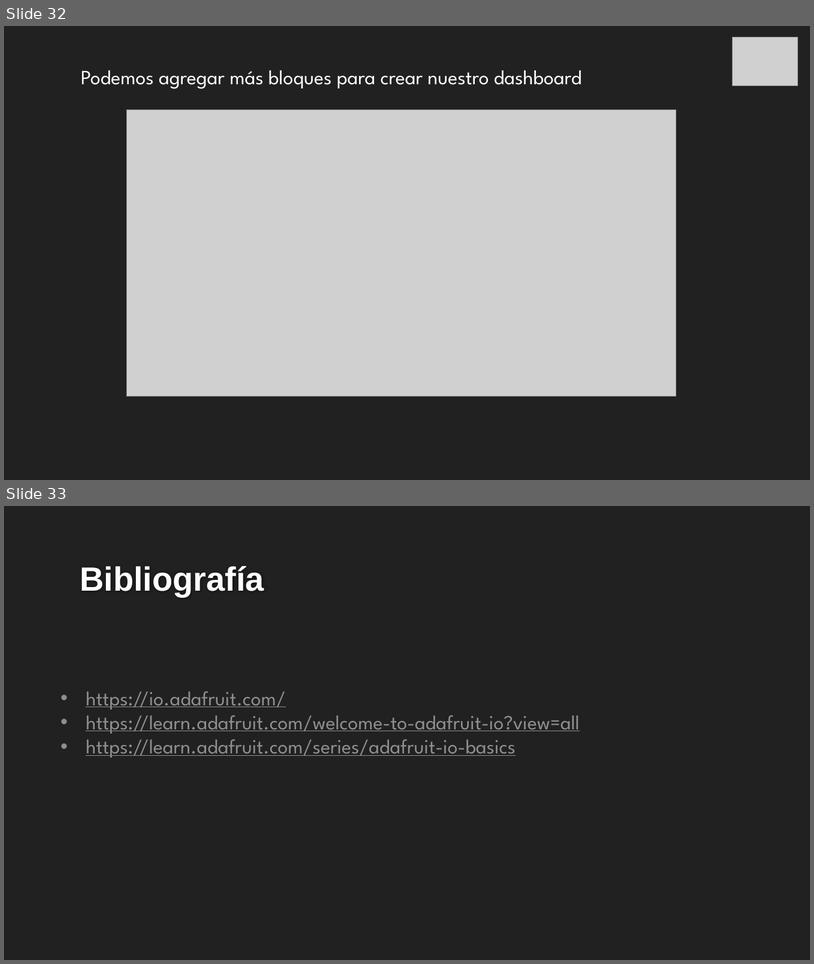
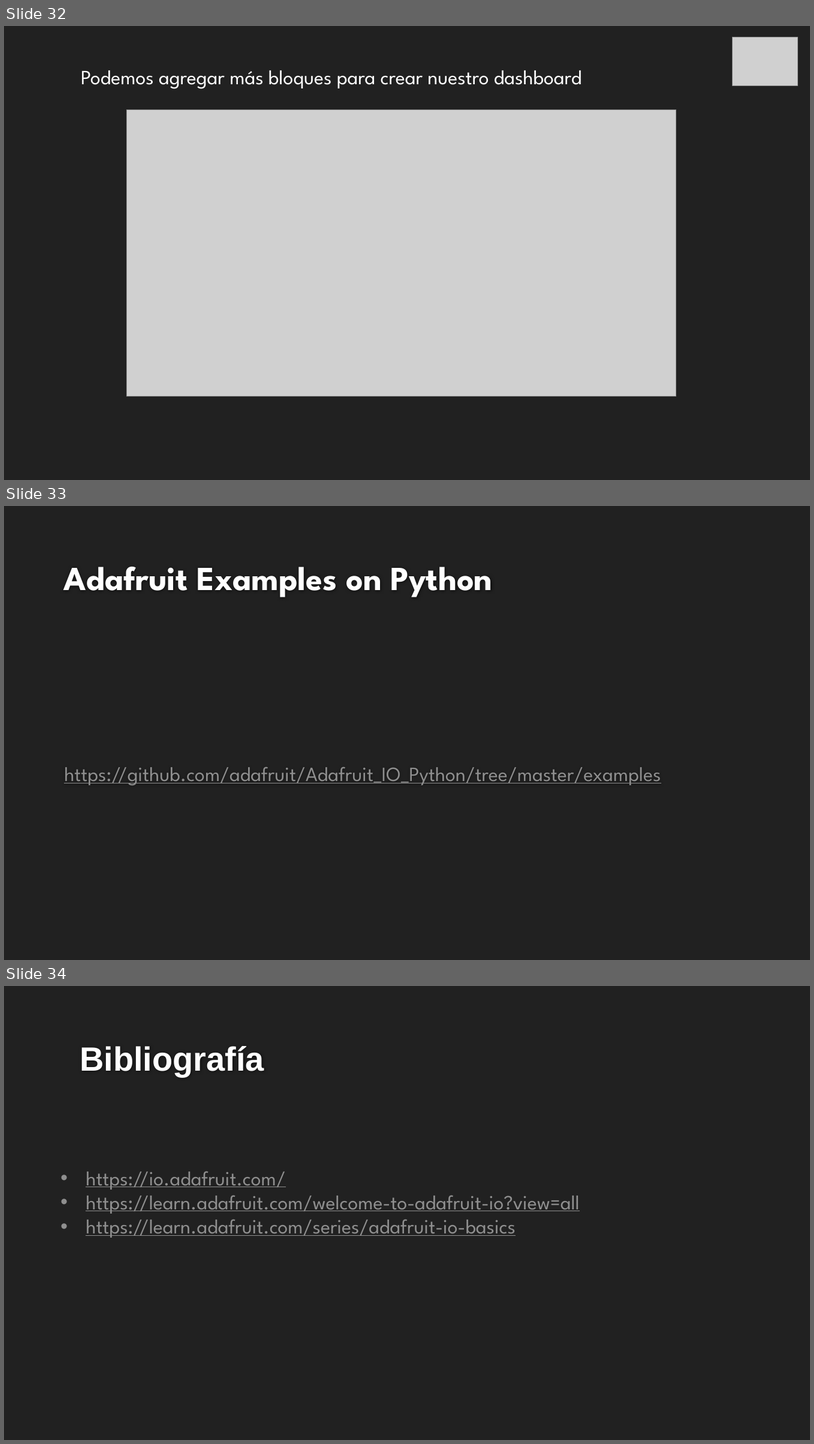
Before and after one commit to jemoralesuvg/Progra_de_micros, a slide deck: Python_Adafruit/11_Adafruit.pptx. Shown one above the other, each under a label of ours: slides 32 and 33 before the commit, slides 32, 33 and 34 after it. The pictures are 814x964 and 814x1444 pixels, drawn with LibreOffice and Linux fonts; fonts in the diff are those of the drawing; grey boxes stand for pictures; background and template pictures are left out. Boxes give left, top, right and bottom in pixels: in the first picture for what was removed or moved away, otherwise in the second. Text is boxed around its words. In the diff, an @@ line names an element or a change of style, - is before the commit and + after.

Commit message:
ui and adafruit

```diff
--- a/Python_Adafruit/11_Adafruit.pptx
+++ b/Python_Adafruit/11_Adafruit.pptx
@@ slide 33 added at bbox=[4, 506, 810, 960], background #212121 @@
@@ title added at bbox=[63, 567, 492, 597], 40 pt, text #FEFEFE, bold @@
+Adafruit Examples on Python
@@ text added at bbox=[64, 766, 661, 785], 24 pt, text #8F8F8F, underline @@
+https://github.com/adafruit/Adafruit_IO_Python/tree/master/examples
@@ what was slide 33 is now slide 34 @@
```
Also in this commit, not shown: 4 other files.
